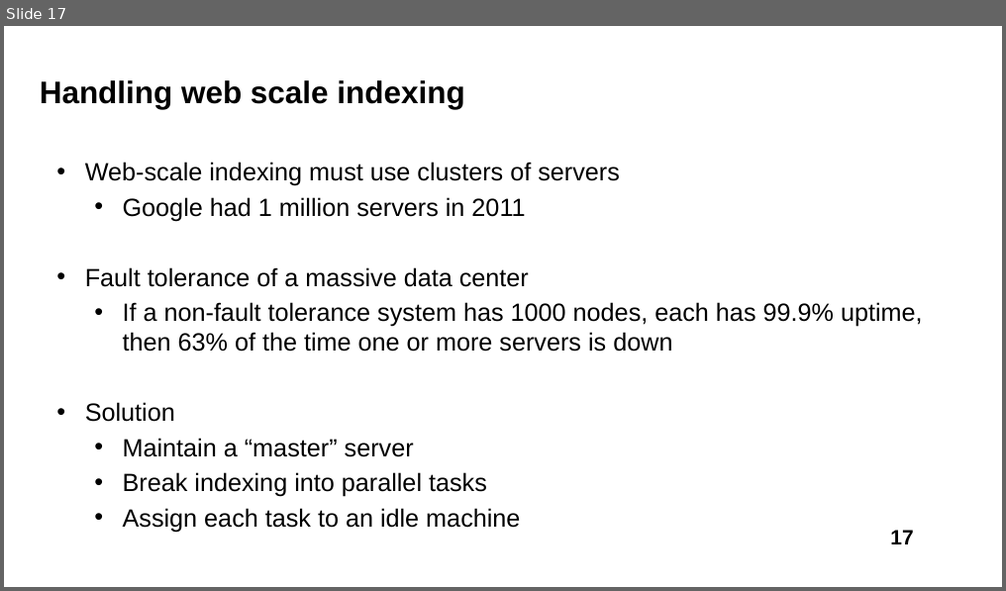
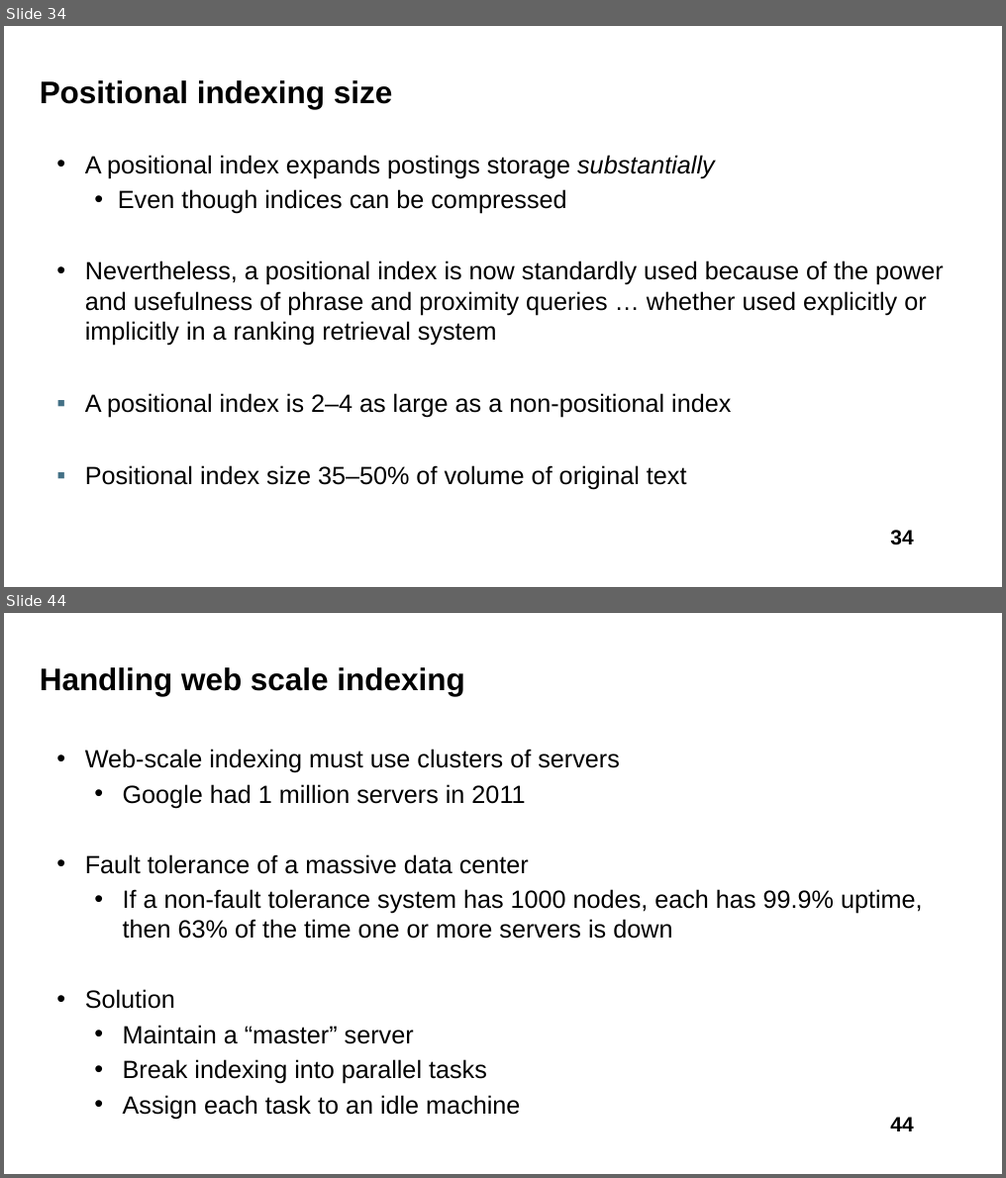
Before and after one commit to liususan091219/liususan091219.github.io, a slide deck: teaching/cs589_21f/slides/4_infr.pptx. Shown one above the other, each under a label of ours: slide 17 before the commit, slides 34 and 44 after it; the slides between them are not shown. The pictures are 1006x591 and 1006x1178 pixels, drawn with LibreOffice and Linux fonts; fonts in the diff are those of the drawing. Boxes give left, top, right and bottom in pixels: in the first picture for what was removed or moved away, otherwise in the second. Text is boxed around its words. In the diff, an @@ line names an element or a change of style, - is before the commit and + after.

```diff
--- a/teaching/cs589_21f/slides/4_infr.pptx
+++ b/teaching/cs589_21f/slides/4_infr.pptx
@@ slide 34 added at (4, 26, 1002, 587), background #FFFFFF @@
@@ title added at (40, 80, 392, 109), 30 pt, text #000000, bold @@
+Positional indexing size
@@ text added at (85, 155, 944, 490), 24 pt, text #000000 @@
+• A positional index expands postings storage substantially
+  • Even though indices can be compressed
+• Nevertheless, a positional index is now standardly used because of the power and usefulness of phrase and proximity queries … whether used explicitly or implicitly in a ranking retrieval system
+▪ A positional index is 2–4 as large as a non-positional index
+▪ Positional index size 35–50% of volume of original text
@@ page number added at (890, 530, 913, 546), 20 pt, text #000000, bold @@
+34
@@ what was slide 17 is now slide 44 @@
@@ page number at (890, 1117, 913, 1132): text changed @@
-17
+44
```
Also in this commit, not shown: 7 slides changed, 37 other slides added, 28 slides removed, 3 other files.
